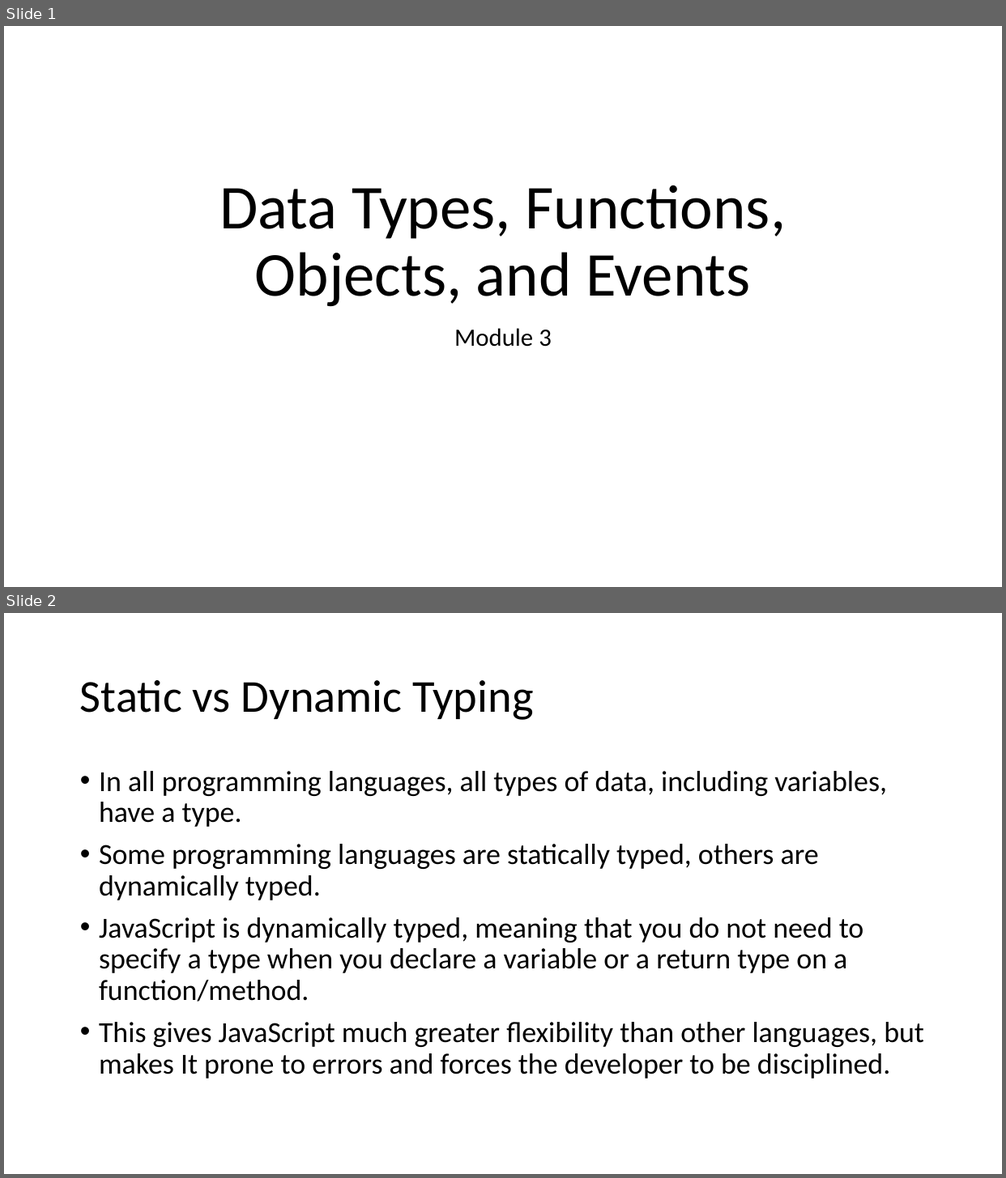
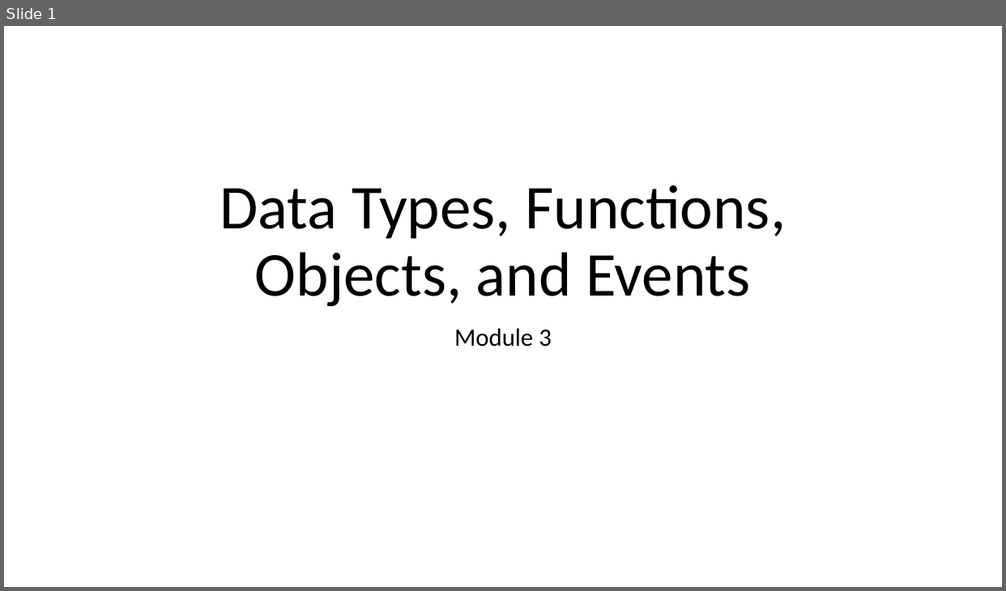
Before and after one commit to YWCANWIL-TechLab/Module3-Exercises, a slide deck: slides/Module 3 - Data Types.pptx. Shown one above the other, each under a label of ours: slides 1 and 2 before the commit, slide 1 after it. The pictures are 1006x1178 and 1006x591 pixels, drawn with LibreOffice and Linux fonts; fonts in the diff are those of the drawing. Boxes give left, top, right and bottom in pixels: in the first picture for what was removed or moved away, otherwise in the second. Text is boxed around its words. In the diff, an @@ line names an element or a change of style, - is before the commit and + after.

```diff
--- a/slides/Module 3 - Data Types.pptx
+++ b/slides/Module 3 - Data Types.pptx
@@ slide 2 removed at (4,613,1002,1174), background #FFFFFF @@
@@ title removed at (80,680,533,720) @@
-Static vs Dynamic Typing
@@ text removed at (99,771,924,1079) @@
-• In all programming languages, all types of data, including variables, have a type.
-• Some programming languages are statically typed, others are dynamically typed.
-• JavaScript is dynamically typed, meaning that you do not need to specify a type when you declare a variable or a return type on a function/method.
-• This gives JavaScript much greater flexibility than other languages, but makes It prone to errors and forces the developer to be disciplined.
```
Also in this commit, not shown: 9 slides changed, 40 slides added, 16 other slides removed.
